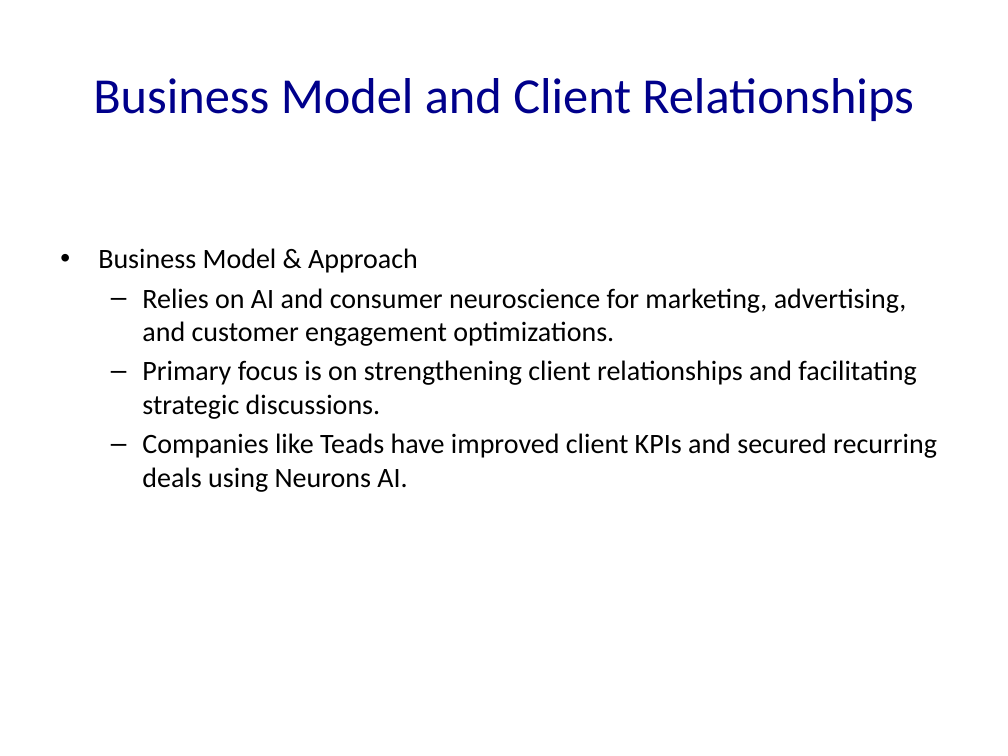
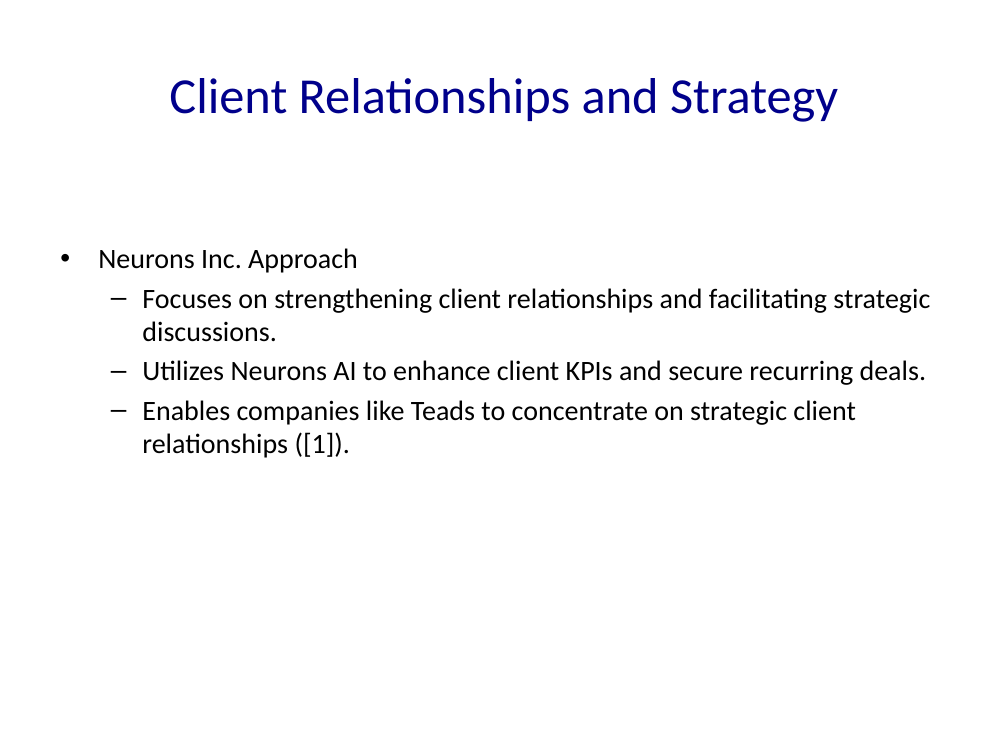
Before and after one commit to Frank-Gu-81/slides_autogeneration, a slide deck: slide 15 of Neuron_Solutions_Presentation.pptx (slide 7 before the commit). Drawn at 1008x756 pixels with LibreOffice and Linux fonts; fonts in the diff are those of the drawing. Boxes give left, top, right and bottom in pixels: in the first picture for what was removed or moved away, otherwise in the second. Text is boxed around its words. In the diff, an @@ line names an element or a change of style, - is before the commit and + after.

```diff
--- a/Neuron_Solutions_Presentation.pptx
+++ b/Neuron_Solutions_Presentation.pptx
@@ title at box(169, 78, 838, 122): text changed @@
-Business Model and Client Relationships
+Client Relationships and Strategy
@@ text at box(98, 248, 930, 458): text changed @@
-• Business Model & Approach
-  – Relies on AI and consumer neuroscience for marketing, advertising, and customer engagement optimizations.
-  – Primary focus is on strengthening client relationships and facilitating strategic discussions.
-  – Companies like Teads have improved client KPIs and secured recurring deals using Neurons AI.
+• Neurons Inc. Approach
+  – Focuses on strengthening client relationships and facilitating strategic discussions.
+  – Utilizes Neurons AI to enhance client KPIs and secure recurring deals.
+  – Enables companies like Teads to concentrate on strategic client relationships ([1]).
```
Also in this commit, not shown: 8 other slides changed, 48 slides added, 8 other files.
